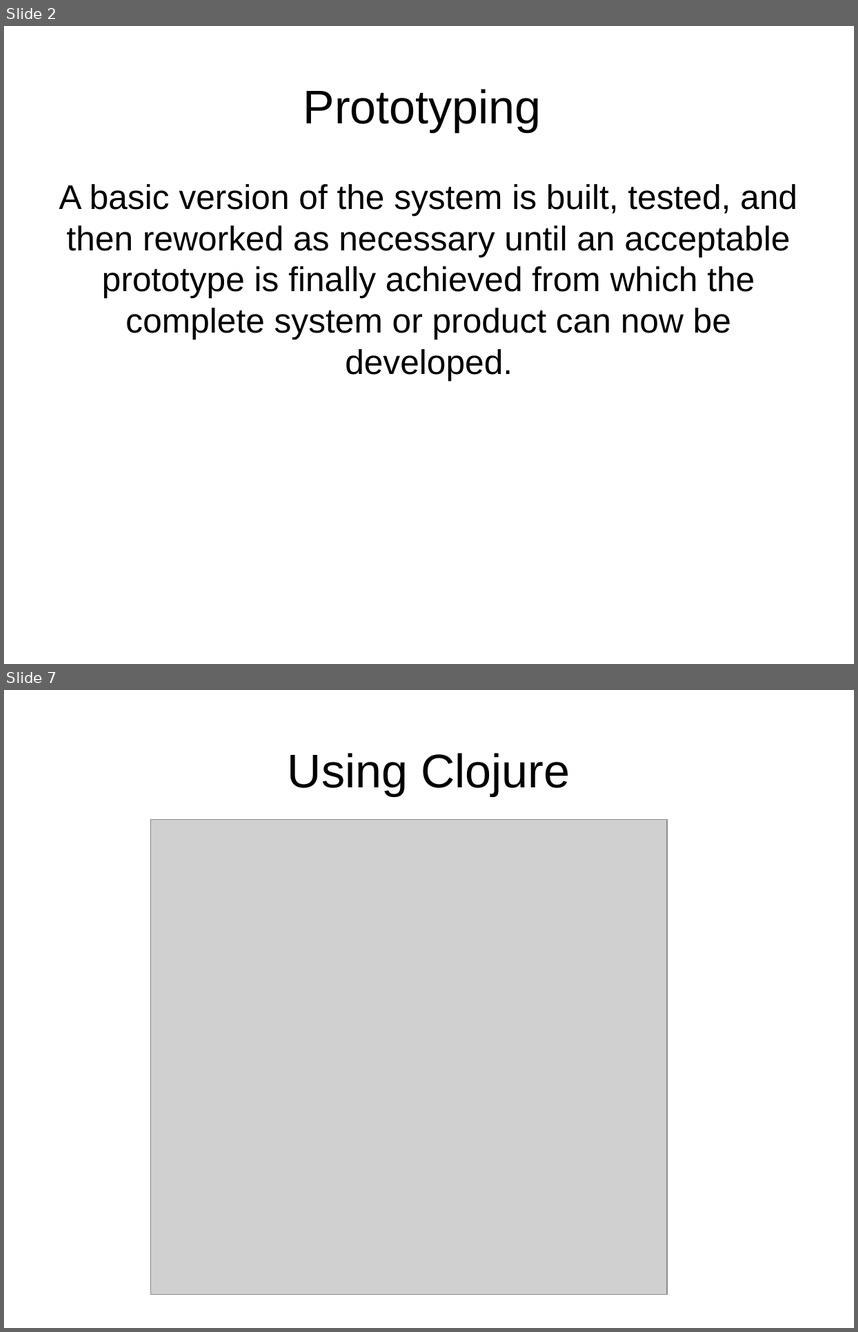
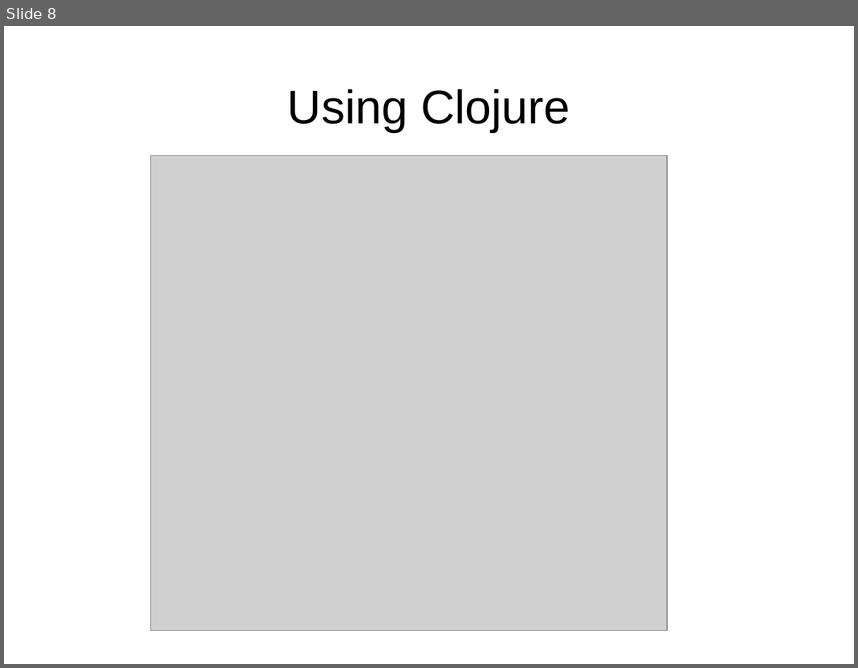
Before and after one commit to Mamun/prac, a slide deck: slide.odp. Shown one above the other, each under a label of ours: slides 2 and 7 before the commit, slide 8 after it; the slides between them are not shown. The pictures are 858x1332 and 858x668 pixels, drawn with LibreOffice and Linux fonts; fonts in the diff are those of the drawing; grey boxes stand for pictures; background and template pictures are left out. Boxes give left, top, right and bottom in pixels: in the first picture for what was removed or moved away, otherwise in the second. Text is boxed around its words. In the diff, an @@ line names an element or a change of style, - is before the commit and + after.

```diff
--- a/slide.odp
+++ b/slide.odp
@@ slide 2 removed at box(4, 26, 854, 664), background #FFFFFF @@
@@ title removed at box(303, 89, 542, 132) @@
-Prototyping
@@ subtitle removed at box(59, 184, 797, 380) @@
-A basic version of the system is built, tested, and then reworked as necessary until an acceptable prototype is finally achieved from which the complete system or product can now be developed.
@@ what was slide 7 is now slide 8 @@
```
Also in this commit, not shown: 8 slides changed, 5 slides added, 2 other slides removed, 1 other file.
